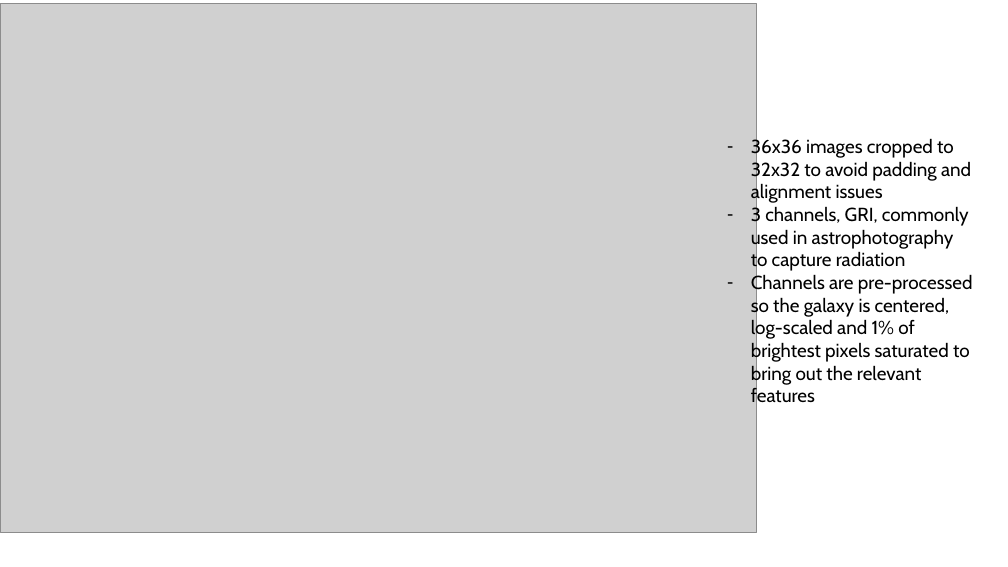
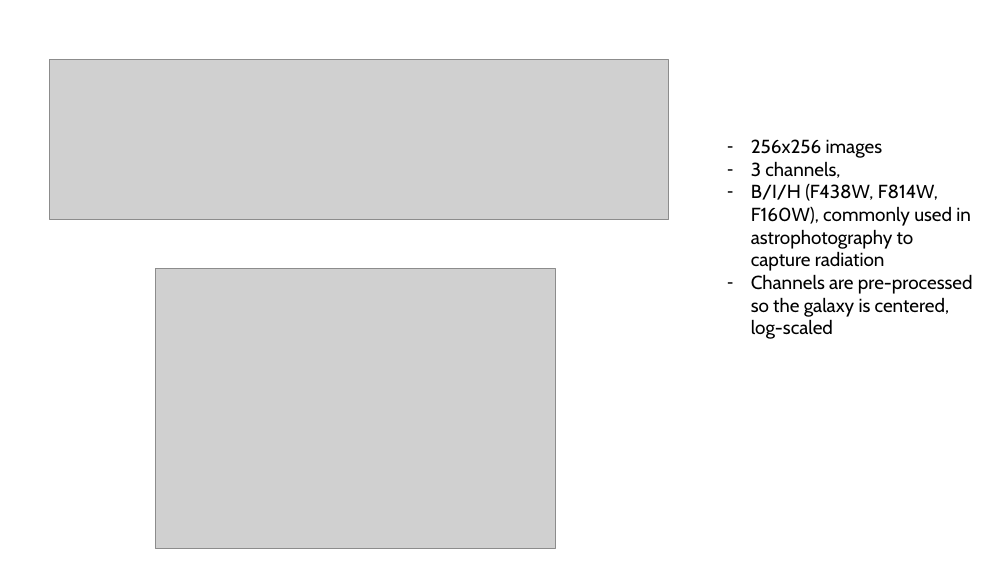
Before and after one commit to Smee18/IP, a slide deck: slide 1 of JanurayPres.pptx. Drawn at 1008x567 pixels with LibreOffice and Linux fonts; fonts in the diff are those of the drawing; grey boxes stand for pictures. Boxes give left, top, right and bottom in pixels: in the first picture for what was removed or moved away, otherwise in the second. Text is boxed around its words. In the diff, an @@ line names an element or a change of style, - is before the commit and + after.

```diff
--- a/JanurayPres.pptx
+++ b/JanurayPres.pptx
@@ picture removed at box(0, 4, 756, 533) @@
@@ picture added at box(50, 60, 669, 219) @@
@@ text at box(751, 139, 973, 339): text changed @@
-– 36x36 images cropped to 32x32 to avoid padding and alignment issues
-– 3 channels, GRI, commonly used in astrophotography to capture radiation
-– Channels are pre-processed so the galaxy is centered, log-scaled and 1% of brightest pixels saturated to bring out the relevant features
+– 256x256 images
+– 3 channels,
+– B/I/H (F438W, F814W, F160W), commonly used in astrophotography to capture radiation
+– Channels are pre-processed so the galaxy is centered, log-scaled
@@ picture added at box(155, 268, 555, 549) @@
```
Also in this commit, not shown: 2 other slides changed, 7 other files.
